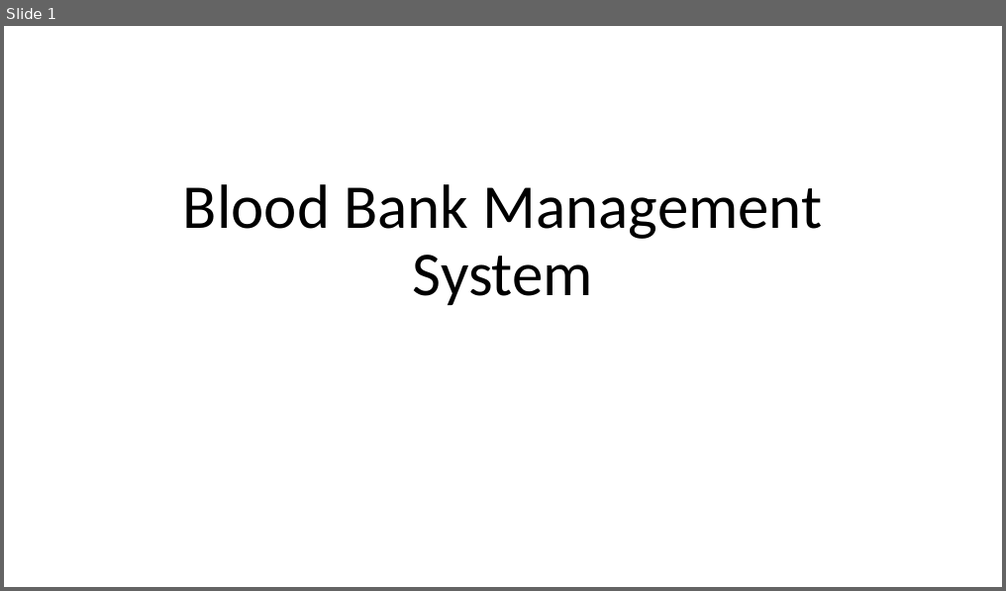
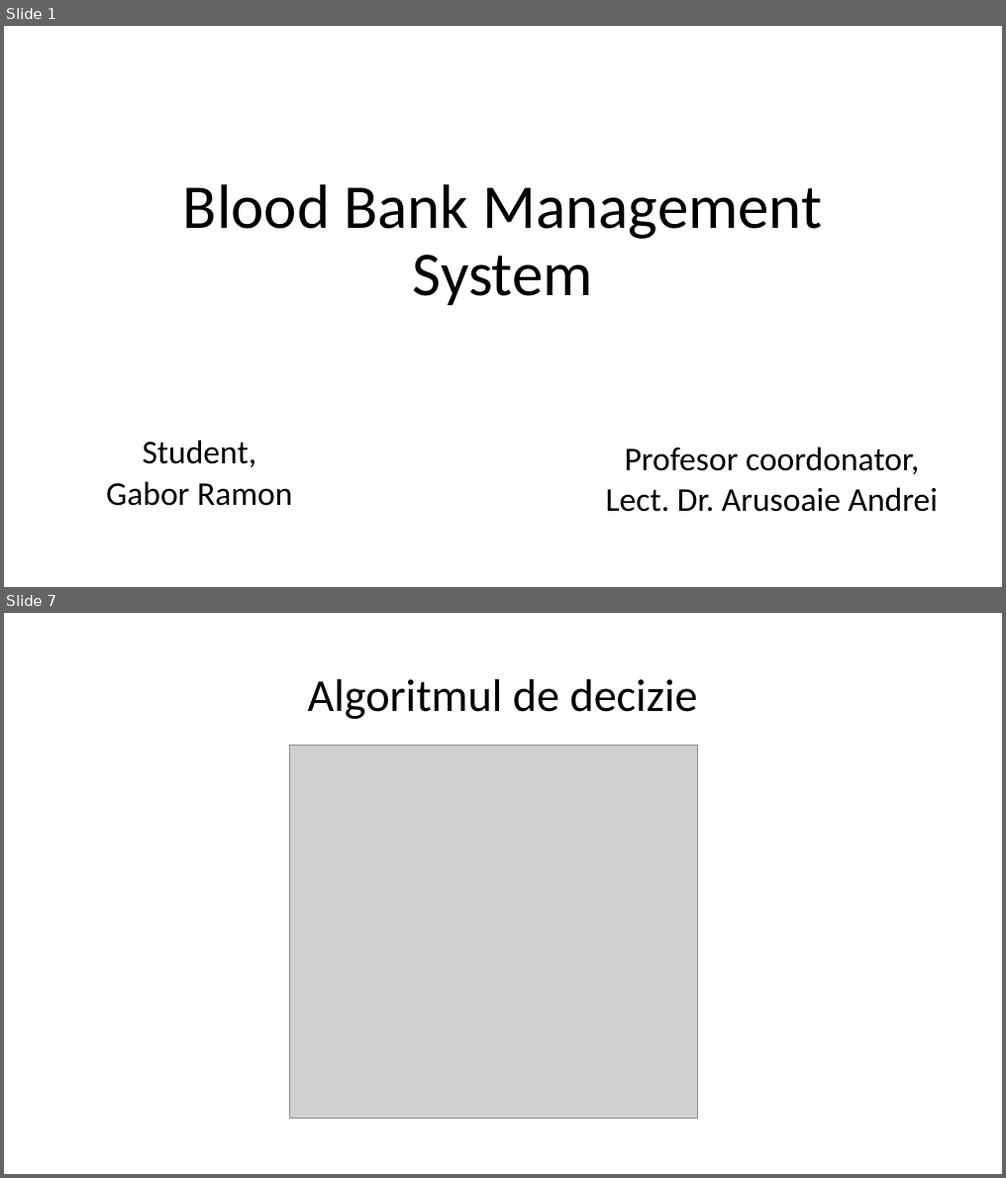
Before and after one commit to ramongabor95/Licenta, a slide deck: Licenta-Ramon Gabor.pptx. Shown one above the other, each under a label of ours: slide 1 before the commit, slides 1 and 7 after it; the slides between them are not shown. The pictures are 1006x591 and 1006x1178 pixels, drawn with LibreOffice and Linux fonts; fonts in the diff are those of the drawing; grey boxes stand for pictures. Boxes give left, top, right and bottom in pixels: in the first picture for what was removed or moved away, otherwise in the second. Text is boxed around its words. In the diff, an @@ line names an element or a change of style, - is before the commit and + after.

```diff
--- a/Licenta-Ramon Gabor.pptx
+++ b/Licenta-Ramon Gabor.pptx
@@ slide 7 added at bbox=[4, 613, 1002, 1174], background #FFFFFF @@
@@ title added at bbox=[308, 679, 698, 719], 44 pt, text #000000 @@
+Algoritmul de decizie
@@ picture added at bbox=[289, 745, 698, 1118] @@
@@ slide 1 changed as well @@
@@ subtitle added at bbox=[106, 440, 293, 506], 32 pt, text #000000 @@
+Student,
+Gabor Ramon
@@ text added at bbox=[606, 447, 938, 512], 32 pt, text #000000 @@
+Profesor coordonator,
+Lect. Dr. Arusoaie Andrei
```
Also in this commit, not shown: 11 other slides added.
